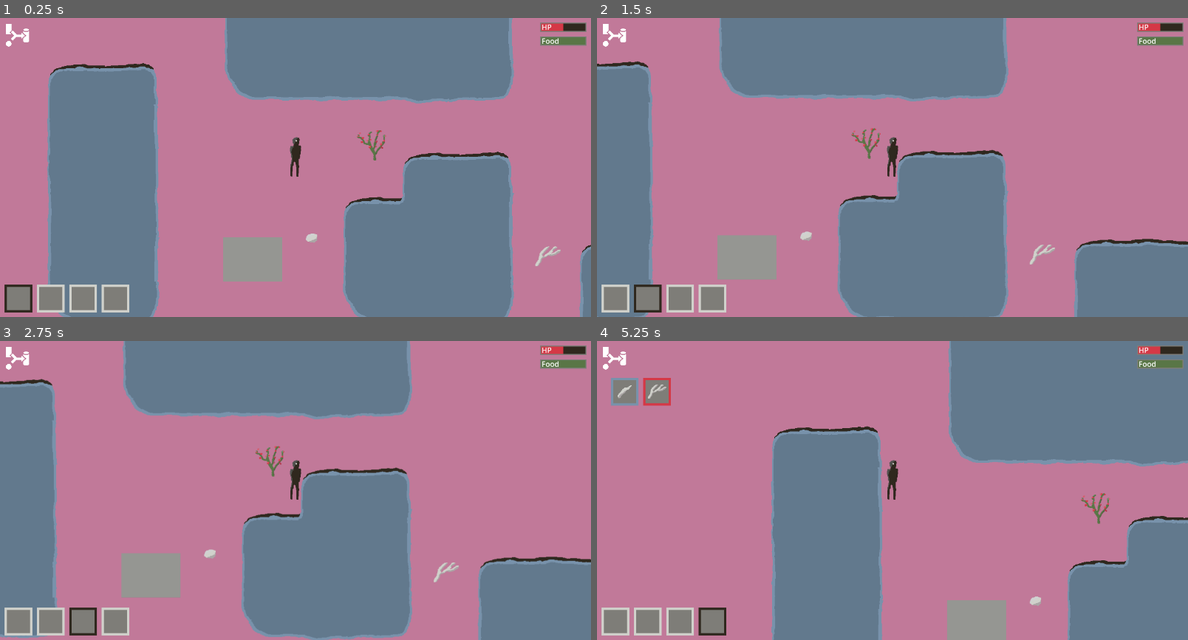
Above: before the commit, frames 1-4 (two rows, left to right).
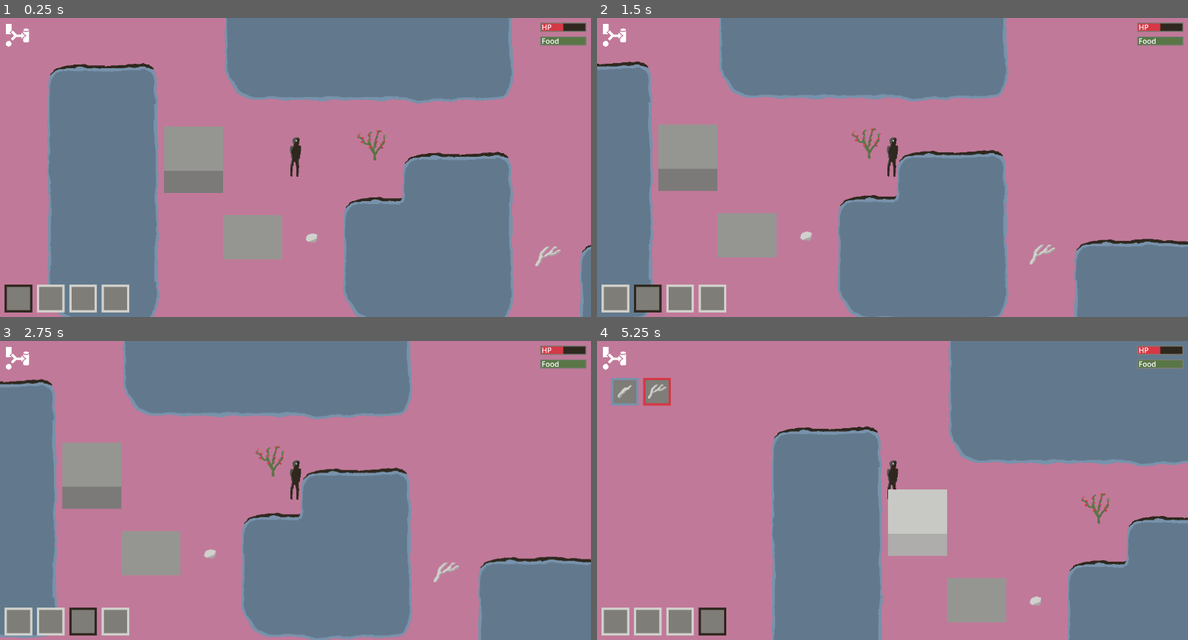
Above: after the commit, the same moments.

Repository: Zarkonnen/Moravec3
Game: Godot game, scene res://level1.tscn
Two runs of this game, one before a commit and one after it. Both use one fixed random seed, a clock stepped at 60 frames per second and the inputs below.
Inputs (mouse positions are in pixels of both pictures, inside the frame that each line leads up to):
- Up to frame 1 (0.25 s): no input
- Up to frame 2 (1.5 s): tap Enter at 0.5 s; move the mouse to (614, 299) at 0.52 s; hold Right (east) 0.53-1.28 s; hold E (use) 0.53-1.28 s; click (614, 299) at 0.67 s; move the mouse to (650, 299) at 1.27 s; hold Down (south) from 1.28 s (still down); tap E (use) at 1.35 s; click (650, 299) at 1.42 s
- Up to frame 3 (2.75 s): move the mouse to (82, 622) at 2.02 s; release Down (south) at 2.03 s; hold Right (east) from 2.03 s (still down); hold E (use) from 2.03 s (still down); click (82, 622) at 2.17 s
- Up to frame 4 (5.25 s): tap Space at 2.75 s; move the mouse to (715, 622) at 2.77 s; release Right (east) at 2.78 s; release E (use) at 2.78 s; hold Up (north) 2.78-3.53 s; tap E (use) at 2.85, 4.35 s; click (715, 622) at 2.92 s; move the mouse to (614, 358) at 3.52 s; hold E (use) 3.53-4.28 s; hold A (west) 3.53-5.03 s; click (614, 358) at 3.67 s; move the mouse to (608, 376) at 4.27 s; click (608, 376) at 4.42 s; move the mouse to (922, 490) at 5.02 s; hold Down (south) from 5.03 s (still down); hold E (use) from 5.03 s (still down); click (922, 490) at 5.17 s

The runs differ from the first frame. In frame 1, 3.7% of the frame differs, in the area x 27-48%, y 36-89%; in frame 2, 3.7%; in frame 3, 3.7%; in frame 4, 3.6%.

Commit message:
Better highlighting. Ceiling logic.

Diff:
--- a/DropItem.gd
+++ b/DropItem.gd
@@ -29,19 +29,26 @@
 	var gridX = int(floor(position.x / 128))
 	var gridY = int(floor(position.y / 96))
 	if %World.tileAtIsFloor(position) and not %Walls.g(gridX, gridY):
+		if toDrop.ceiling:
+			if %Ceilings.g(gridX, gridY) or %Walls.wallSupportStrength(gridX, gridY, %Ceilings) < 1:
+				return false
+		elif toDrop.snapToGrid:
+			for it in get_tree().get_nodes_in_group("Items"):
+				if it.position.x >= gridX * 128 and it.position.x <= gridX * 128 + 128 and it.position.y >= gridY * 128 and it.position.y <= gridY * 96 + 96:
+					return false
 		return true
 	else:
 		return false
 
 func createItem(type:ItemType, at, durability):
-	if _canPlace(at):
-		var item:Item = itemScene.instantiate()
-		item.position = at
-		item.type = type
-		item.durability = durability
-		$/root/Node2D.add_child(item)
-		if type.snapToGrid:
-			item.snapToGridAndRegister()
+	#if _canPlace(at):
+	var item:Item = itemScene.instantiate()
+	item.position = at
+	item.type = type
+	item.durability = durability
+	$/root/Node2D.add_child(item)
+	if type.snapToGrid:
+		item.snapToGridAndRegister()
 
 func doDrop(dropAt):
 	if not toDrop:
--- a/GridManager.gd
+++ b/GridManager.gd
@@ -40,3 +40,55 @@
 	if x >= row.size():
 		row.resize(x + 1)
 	row[x] = item
+
+func wallSupportStrength(x, y, ceilings):
+	# find all reachable walls via ceilings in a certain max range
+	# subtract distance from wall strengths and return strongest
+	# this is subtly wrong because we're using manhattan distance instead of actual path distance
+	var strength = 0
+	var queue:Array = [[x-1, y], [x+1, y], [x, y-1], [x, y+1]]
+	var reached:Array = [[x, y]]
+	while not queue.is_empty():
+		var t = queue.pop_front()
+		reached.append(t)
+		var wall = g(t[0], t[1])
+		if wall:
+			strength = max(strength, wall.type.wallSupportRange - abs(x - t[0]) - abs(y - t[1]) + 1)
+		if wall or ceilings.g(t[0], t[1]):
+			if not [t[0]-1, t[1]] in reached:
+				queue.append([t[0]-1, t[1]])
+			if not [t[0]+1, t[1]] in reached:
+				queue.append([t[0]+1, t[1]])
+			if not [t[0], t[1]-1] in reached:
+				queue.append([t[0], t[1]-1])
+			if not [t[0], t[1]+1] in reached:
+				queue.append([t[0], t[1]+1])
+	return strength
+
+func collapseCeilings(x, y, ceilings):
+	# Call this when removing a wall or ceiling
+	# Find all connected ceilings
+	# check their wall support strength
+	# delete them and spawn
+	var queue:Array = [[x-1, y], [x+1, y], [x, y-1], [x, y+1]]
+	var reached:Array = [[x, y]]
+	while not queue.is_empty():
+		var t = queue.pop_front()
+		reached.append(t)
+		var ceiling = ceilings.g(t[0], t[1])
+		if ceiling:
+			if wallSupportStrength(t[0], t[1], ceilings) <= 0:
+				ceiling.unregister()
+				ceiling.queue_free()
+				for entry in ceiling.type.spawnOnCollapse:
+					var st:ItemType = ItemType.ofName(entry[0])
+					for i in range(entry[1]):
+						%DropItem.createItem(st, Vector2(t[0] * 128 + randi_range(16, 128 - 16), t[1] * 96 + randi_range(16, 96 - 16)), st.durability)
+			if not [t[0]-1, t[1]] in reached:
+				queue.append([t[0]-1, t[1]])
+			if not [t[0]+1, t[1]] in reached:
+				queue.append([t[0]+1, t[1]])
+			if not [t[0], t[1]-1] in reached:
+				queue.append([t[0], t[1]-1])
+			if not [t[0], t[1]+1] in reached:
+				queue.append([t[0], t[1]+1])
--- a/Item.gd
+++ b/Item.gd
@@ -28,7 +28,7 @@
 
 @export var highlight = false:
 	set(value):
-		$Sprite2D.material.set_shader_parameter("width", 1.0 if value else 0.0)
+		$Sprite2D.material.set_shader_parameter("strength", 0.2 if value else 0.0)
 		highlight = value
 
 func get_rect():
--- /dev/null
+++ b/Item.gdshader
@@ -0,0 +1,7 @@
+shader_type canvas_item;
+
+uniform float strength = 0.0;
+
+void fragment() {
+	COLOR += vec4(strength, strength, strength, 0);
+}
--- a/Item.tscn
+++ b/Item.tscn
@@ -1,19 +1,15 @@
 [gd_scene load_steps=7 format=3 uid="uid://pb415w1j1u0k"]
 
 [ext_resource type="Script" path="res://Item.gd" id="1_3t73v"]
-[ext_resource type="Shader" path="res://Outline.gdshader" id="1_ifmo8"]
 [ext_resource type="Texture2D" uid="uid://cg232q4ygjq8b" path="res://tiles.png" id="1_qxv04"]
+[ext_resource type="Shader" path="res://Item.gdshader" id="2_o8jvu"]
 
 [sub_resource type="RectangleShape2D" id="RectangleShape2D_x2o0v"]
 size = Vector2(128, 96)
 
 [sub_resource type="ShaderMaterial" id="ShaderMaterial_7t1br"]
-shader = ExtResource("1_ifmo8")
-shader_parameter/color = Color(0.815686, 0.819608, 0.796078, 1)
-shader_parameter/width = 0.0
-shader_parameter/pattern = 2
-shader_parameter/inside = true
-shader_parameter/add_margins = true
+shader = ExtResource("2_o8jvu")
+shader_parameter/strength = 0.0
 
 [sub_resource type="AtlasTexture" id="AtlasTexture_ccgmh"]
 atlas = ExtResource("1_qxv04")
--- a/ItemType.gd
+++ b/ItemType.gd
@@ -11,6 +11,8 @@
 var snapToGrid:bool = false
 var wall:bool = false
 var ceiling:bool = false
+var wallSupportRange = 2
+var spawnOnCollapse:Array = []
 
 func _init(name, texRect):
 	self.name = name
@@ -41,6 +43,8 @@
 		it.snapToGrid = i.get("snapToGrid", false)
 		it.wall = i.get("wall", false)
 		it.ceiling = i.get("ceiling", false)
+		it.wallSupportRange = i.get("wallSupportRange", 2)
+		it.spawnOnCollapse = i.get("spawnOnCollapse", [])
 		if i.has("use"):
 			var uses:Dictionary = i.get("use")
 			for useK in uses.keys():
--- a/Player.gd
+++ b/Player.gd
@@ -30,6 +30,8 @@
 func interact(it:Item):
 	if it.type.canTake and %Inventory.add(it.type, it.durability):
 		it.unregister()
+		if it.type.wall or it.type.ceiling:
+			%Walls.collapseCeilings(it.gridX(), it.gridY(), %Ceilings)
 		it.queue_free()
 		return
 	if %Inventory.selectedItem() and it.type.use.has(%Inventory.selectedItem().name):
--- a/itemTypes.json
+++ b/itemTypes.json
@@ -85,9 +85,10 @@
 	},
 	{
 		"name": "ceiling",
-		"x": 512, "y": 144, "w": 128, "h": 96,
+		"x": 640, "y": 144, "w": 128, "h": 144,
 		"canTake": true,
 		"ceiling": true,
-		"snapToGrid": true
+		"snapToGrid": true,
+		"spawnOnCollapse": [["chalk", 1]]
 	},
 ]
--- a/level1.tscn
+++ b/level1.tscn
@@ -192,5 +192,10 @@
 unique_name_in_owner = true
 script = ExtResource("13_2234k")
 
+[node name="Item5" parent="." instance=ExtResource("5_ie426")]
+position = Vector2(-64, 192)
+collision_layer = 1
+typeName = "wall"
+
 [connection signal="changed" from="GUI/Inventory" to="GUI/Crafts" method="_on_inventory_changed"]
 [connection signal="gui_input" from="GUI/Crafts" to="GUI/Crafts" method="_on_gui_input"]
Binary file changed: tiles.png
